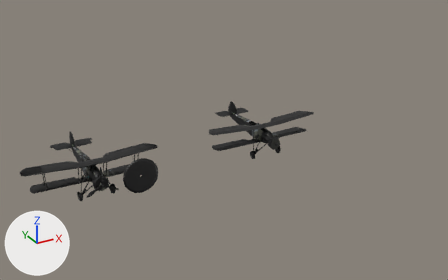
Two versions of the FBX model Assets/1.Sof Objects/Aircrafts/Swordfish/Swordfish.fbx, one commit apart.
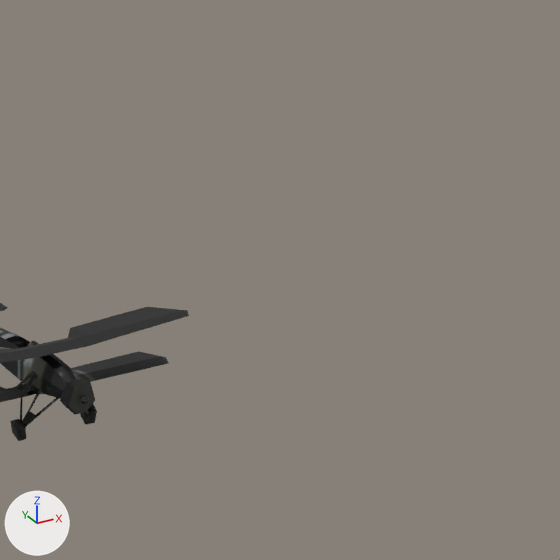
Each version appears first whole from a camera (50 mm lens) standing at (-15.3, -55.9, 28.0) and looking at (16.8, 2.5, -1.2), and next in a close-up on the part from 55% to 100% of the width and 0% to 72% of the height. Arrows for +X, +Y and +Z are at lower left; the lights stay in place. Where no turn or scale is listed for an object, it has been applied to the vertices.

Before the edit, the objects in view are built like this:
```python
me_swordfish_fuselage_004 = bpy.data.meshes.new('Swordfish Fuselage.004')
me_swordfish_fuselage_004.from_pydata(...)  # 1230 vertices, 1104 faces; spans x -6.96..6.96, y -3.96..7.38, z -2.36..1.82
# faces by material slot: [1098, 6]
me_swordfish_fuselage_004.materials.append(mat_swordfish)  # picture img_swordfish_png
me_swordfish_fuselage_004.materials.append(mat_glass)  # cyan #43d5e7
me_swordfish_fuselage_005 = bpy.data.meshes.new('Swordfish Fuselage.005')
me_swordfish_fuselage_005.from_pydata(...)  # 459 vertices, 451 faces; spans x -6.96..6.96, y -3.96..7.34, z -2.36..1.82
# faces by material slot: [448, 3]
me_swordfish_fuselage_005.materials.append(mat_swordfish)  # picture img_swordfish_png
me_swordfish_fuselage_005.materials.append(mat_glass)  # cyan #43d5e7
ob_swordfish_lod_2 = bpy.data.objects.new('Swordfish LOD 2', me_swordfish_fuselage_004)
ob_swordfish_lod_2.location = (0.0, 0.0, 0.0)
ob_swordfish_lod_3 = bpy.data.objects.new('Swordfish LOD 3', me_swordfish_fuselage_005)
ob_swordfish_lod_3.location = (20.0, 0.0, 0.0)
```
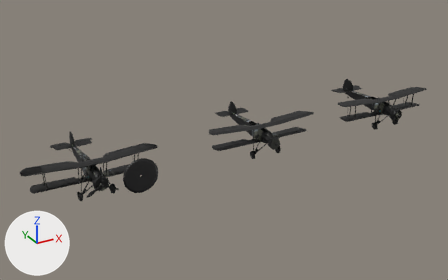
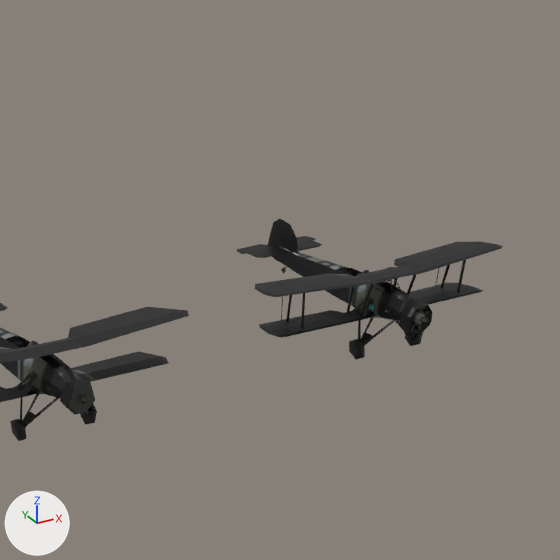
The change in detail:
Object 'Swordfish LOD 2' (ob_swordfish_lod_2) moves from (0.0, 0.0, 0.0) to (38.0, 0.0, 0.0).

Where the change shows, as pixel boxes (x1, y1, x2, y2) in the close-ups (560 x 560 px):
'Swordfish LOD 2', moved (not visible before): after (237, 219, 503, 359)
